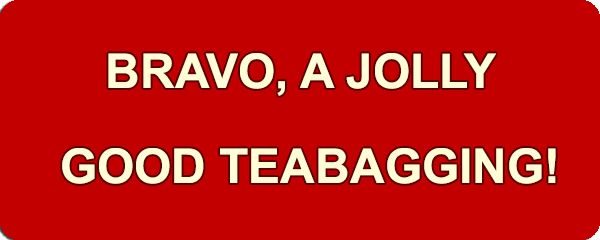
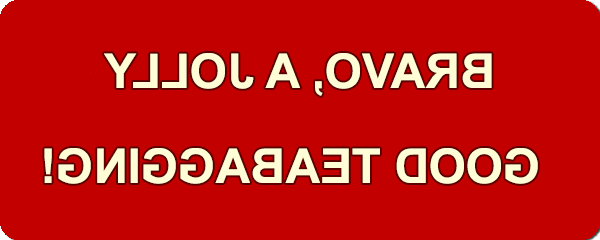
Layers edited between the first and the second 600×240 image:
painted on "GOOD TEABAGGING!" over (44, 148, 556, 184)
painted on "Bravo, old chap!" over (104, 53, 496, 96)
painted on "Layer 0" over (90, 70, 510, 74)
